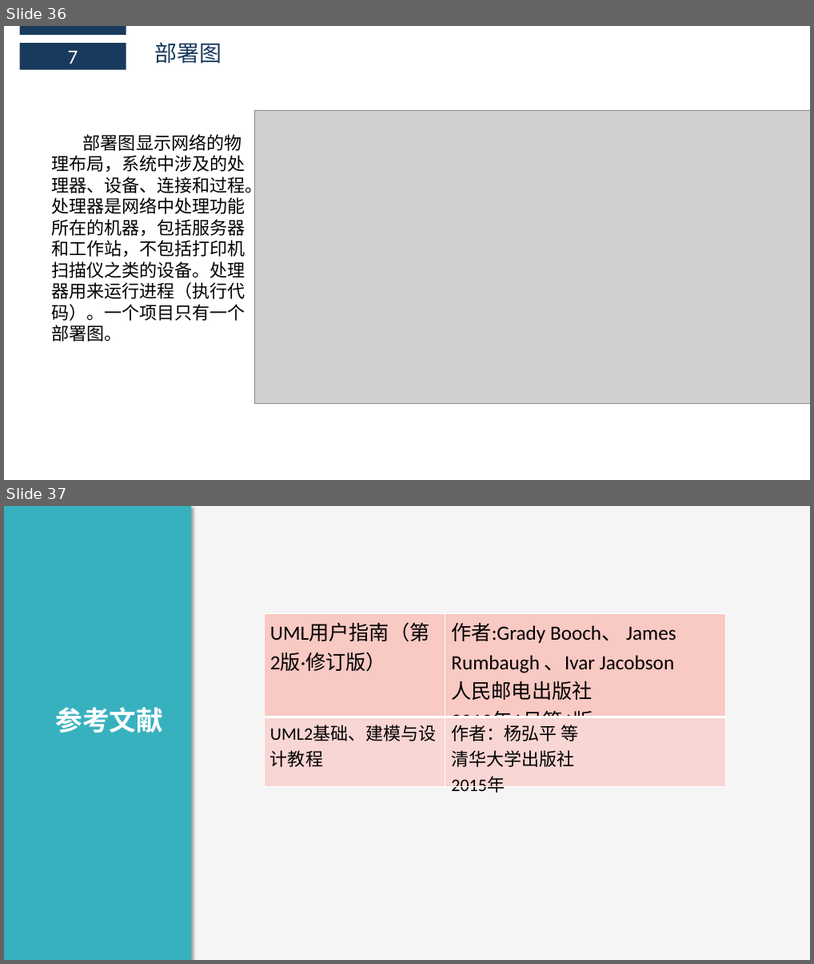
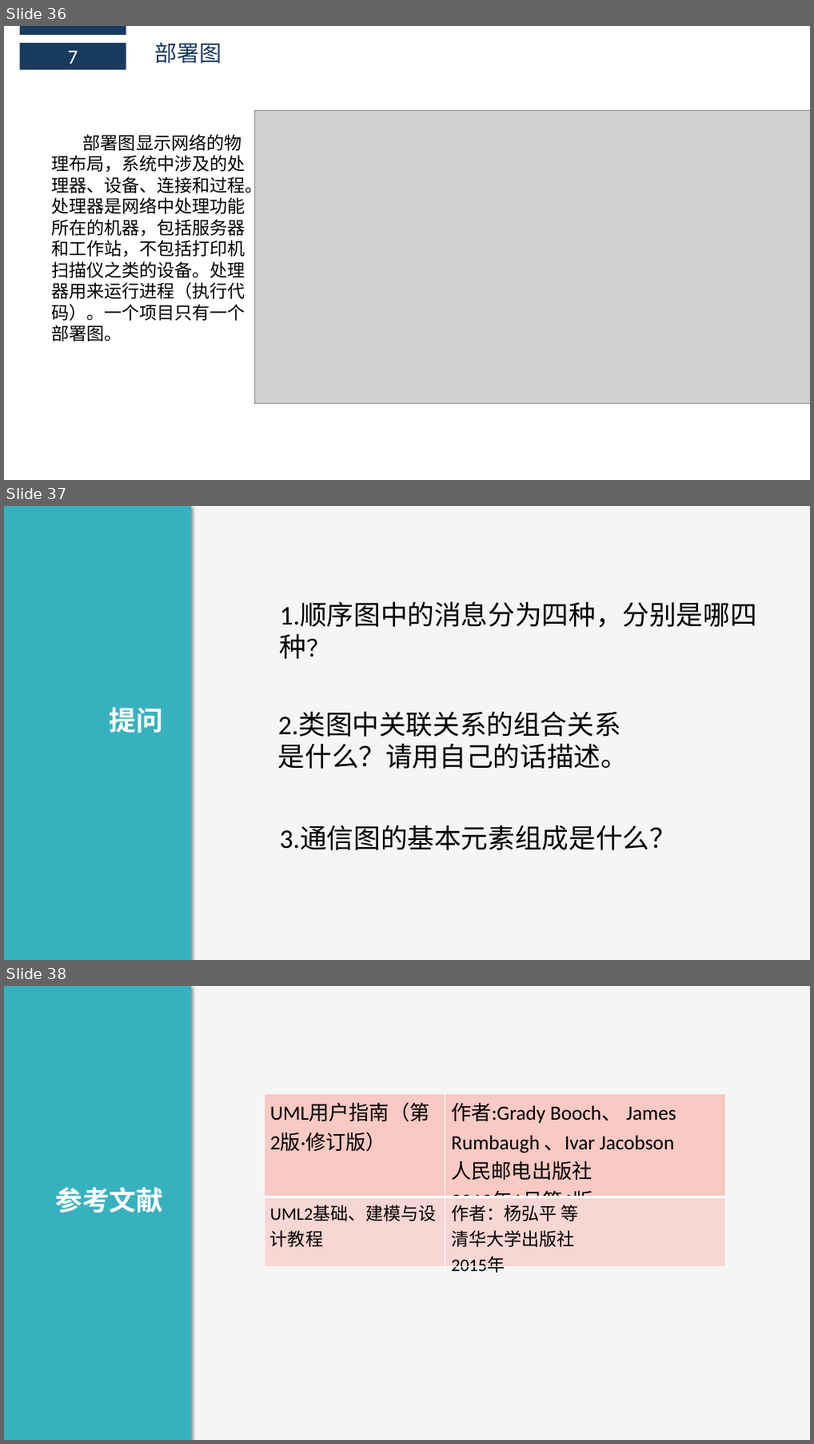
Before and after one commit to boboHh/AssistantTeaching, a slide deck: 受控文档/00-PPT/PRD2018-G11-UML图 （完成）.pptx. Shown one above the other, each under a label of ours: slides 36 and 37 before the commit, slides 36, 37 and 38 after it. The pictures are 814x964 and 814x1444 pixels, drawn with LibreOffice and Linux fonts; fonts in the diff are those of the drawing; grey boxes stand for pictures. Boxes give left, top, right and bottom in pixels: in the first picture for what was removed or moved away, otherwise in the second. Text is boxed around its words. In the diff, an @@ line names an element or a change of style, - is before the commit and + after.

Commit message:
添加提问 修改分工

```diff
--- a/受控文档/00-PPT/PRD2018-G11-UML图 （完成）.pptx
+++ b/受控文档/00-PPT/PRD2018-G11-UML图 （完成）.pptx
@@ slide 37 added at [4,506,810,960], background #F5F5F5 @@
@@ rectangle added at [4,506,191,960], fill #38B1BF @@
@@ text added at [280,602,758,659], 32 pt, text #000000 @@
+1.顺序图中的消息分为四种，分别是哪四种？
@@ text added at [110,707,163,732], 32 pt, text #FFFFFF, bold @@
+提问
@@ text added at [278,712,628,768], 32 pt, text #000000 @@
+2.类图中关联关系的组合关系是什么？请用自己的话描述。
@@ text added at [280,826,677,850], 32 pt, text #000000 @@
+3.通信图的基本元素组成是什么？
@@ what was slide 37 is now slide 38 @@
```
Also in this commit, not shown: 3 slides changed.
